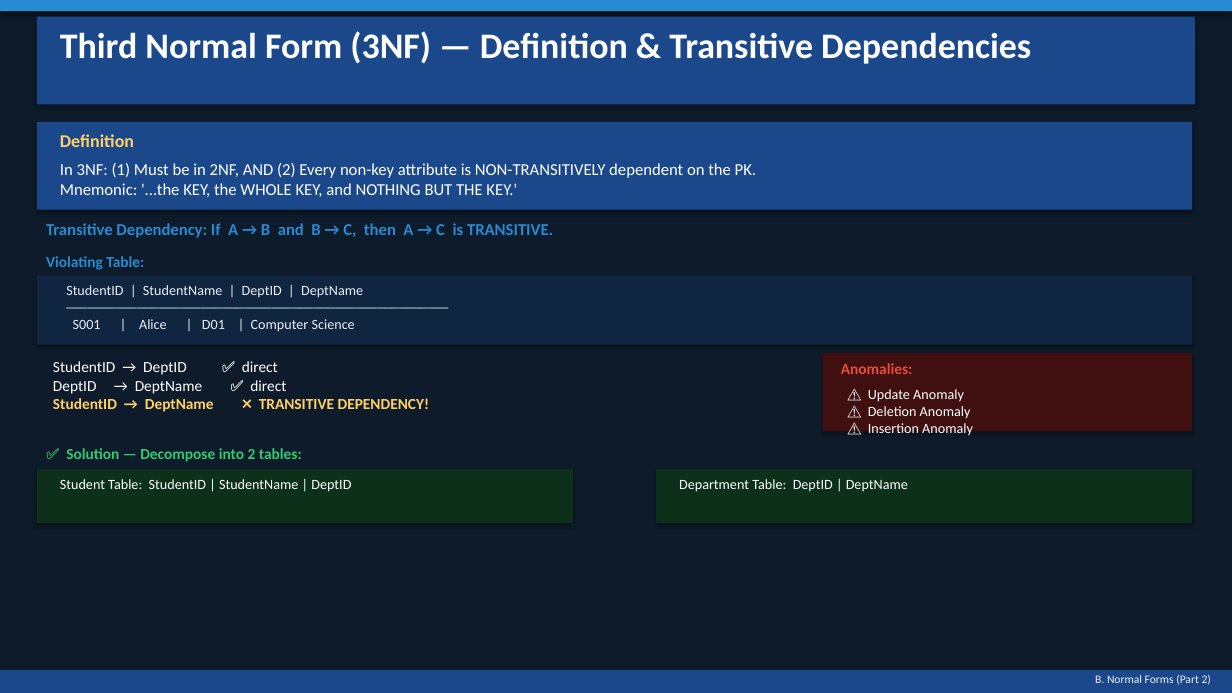
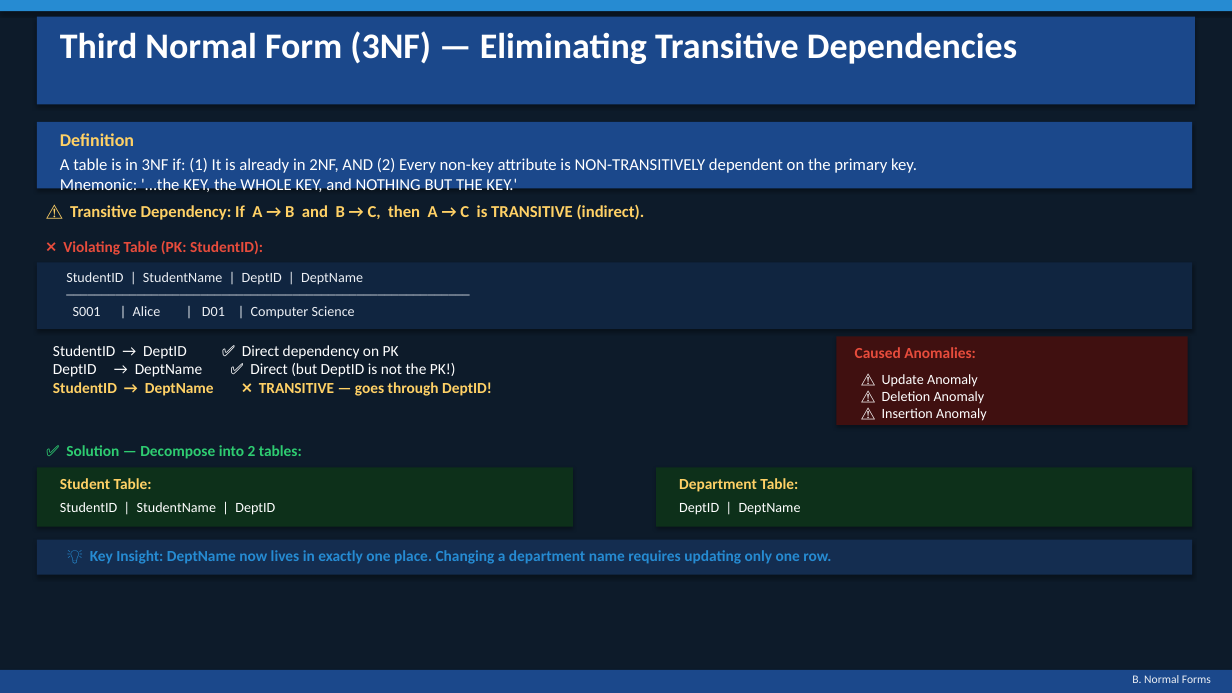
Before and after one commit to rbpelegrinojr/topic, a slide deck: slide 6 of Advand_Normalization_Concepts.pptx (slide 4 before the commit). Drawn at 1232x693 pixels with LibreOffice and Linux fonts; fonts in the diff are those of the drawing. Boxes give left, top, right and bottom in pixels: in the first picture for what was removed or moved away, otherwise in the second. Text is boxed around its words. In the diff, an @@ line names an element or a change of style, - is before the commit and + after.

```diff
--- a/Advand_Normalization_Concepts.pptx
+++ b/Advand_Normalization_Concepts.pptx
@@ text at [60, 31, 1017, 64]: text changed @@
-Third Normal Form (3NF) — Definition & Transitive Dependencies
+Third Normal Form (3NF) — Eliminating Transitive Dependencies
@@ rectangle: place and size @@
-rectangle at [37, 122, 1192, 210]
+rectangle at [37, 122, 1192, 189]
@@ text at [60, 158, 917, 195]: text changed @@
-In 3NF: (1) Must be in 2NF, AND (2) Every non-key attribute is NON-TRANSITIVELY dependent on the PK.
-Mnemonic: '...the KEY, the WHOLE KEY, and NOTHING BUT THE KEY.'
+A table is in 3NF if: (1) It is already in 2NF, AND (2) Every non-key attribute is NON-TRANSITIVELY dependent on the primary key.
+Mnemonic: '...the KEY, the WHOLE KEY, and NOTHING BUT THE KEY.'
@@ text at [70, 205, 645, 220]: text changed; text colour #268BD2 to #FFD166 @@
-Transitive Dependency: If A → B and B → C, then A → C is TRANSITIVE.
+⚠ Transitive Dependency: If A → B and B → C, then A → C is TRANSITIVE (indirect).
@@ rectangle: place and size @@
-rectangle at [37, 275, 1192, 345]
+rectangle at [37, 262, 1192, 329]
@@ text at [63, 240, 263, 255]: text changed; text colour #268BD2 to #E74C3C @@
-Violating Table:
+❌ Violating Table (PK: StudentID):
@@ text at [66, 272, 363, 319]: text changed @@
-StudentID | StudentName | DeptID | DeptName
-──────────────────────────────────────────────────────
-S001 | Alice | D01 | Computer Science
+StudentID | StudentName | DeptID | DeptName
+─────────────────────────────────────────────────────────
+S001 | Alice | D01 | Computer Science
@@ text at [53, 345, 492, 396]: text changed @@
-StudentID → DeptID ✅ direct
-DeptID → DeptName ✅ direct
-StudentID → DeptName ❌ TRANSITIVE DEPENDENCY!
+StudentID → DeptID ✅ Direct dependency on PK
+DeptID → DeptName ✅ Direct (but DeptID is not the PK!)
+StudentID → DeptName ❌ TRANSITIVE — goes through DeptID!
@@ rectangle: place and size @@
-rectangle at [823, 353, 1192, 432]
+rectangle at [836, 336, 1188, 425]
@@ text at [855, 347, 976, 358]: text changed @@
-Anomalies:
+Caused Anomalies:
@@ text "⚠ Update Anomaly": place and size @@
-text "⚠ Update Anomaly" at [868, 389, 973, 437]
+text "⚠ Update Anomaly" at [882, 374, 987, 421]
@@ rectangle: place and size @@
-rectangle at [37, 470, 573, 523]
+rectangle at [37, 468, 573, 527]
@@ text at [60, 478, 152, 489]: text changed; size 11 to 12 pt; text colour #FFFFFF to #FFD166; bold on @@
-Student Table: StudentID | StudentName | DeptID
+Student Table:
@@ rectangle: place and size @@
-rectangle at [656, 470, 1192, 523]
+rectangle at [656, 468, 1192, 527]
@@ text added at [679, 478, 798, 492], 12 pt, text #FFD166, bold @@
+Department Table:
@@ text added at [60, 502, 275, 515], 11 pt, text #FFFFFF @@
+StudentID | StudentName | DeptID
@@ text at [679, 503, 801, 515]: text changed @@
-Department Table: DeptID | DeptName
+DeptID | DeptName
@@ rectangle added at [37, 540, 1192, 575], fill #142D50 @@
@@ text added at [90, 550, 831, 564], 12 pt, text #268BD2, bold @@
+💡 Key Insight: DeptName now lives in exactly one place. Changing a department name requires updating only one row.
@@ text at [1132, 675, 1211, 683]: text changed @@
-B. Normal Forms (Part 2)
+B. Normal Forms
```
Also in this commit, not shown: 5 other slides changed, 4 slides added, 4 slides removed, 1 other file.
